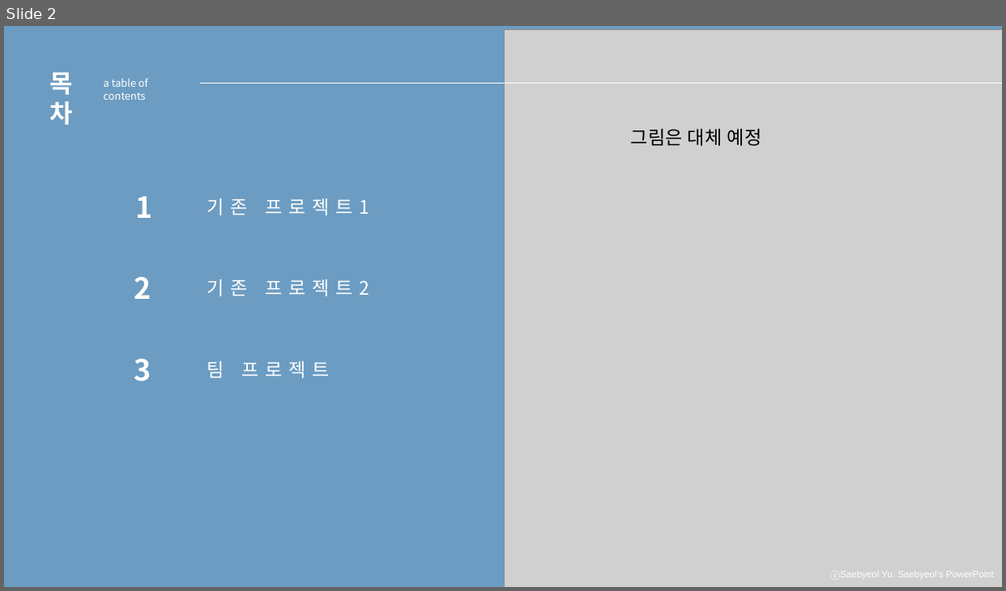
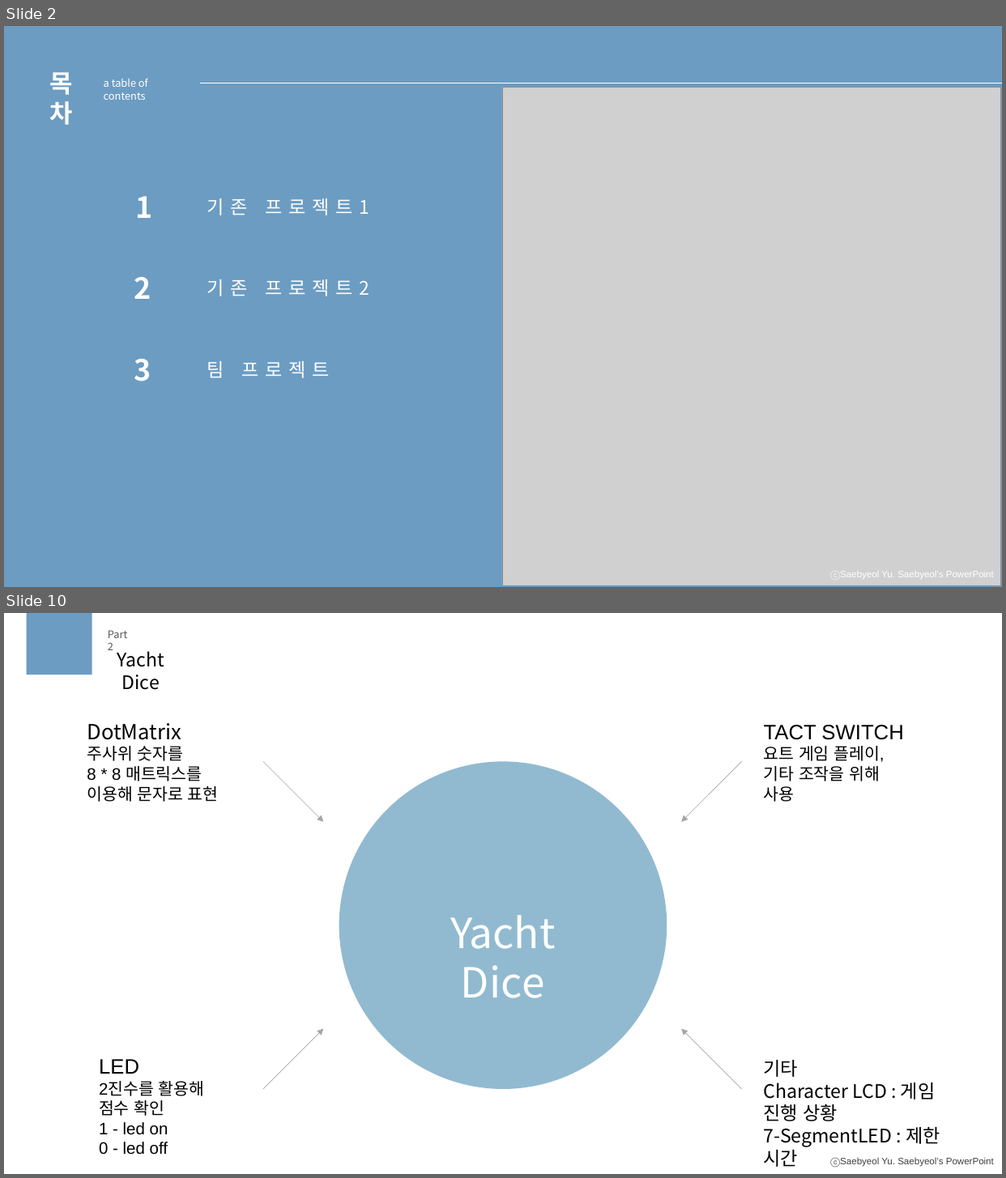
Before and after one commit to meohyun1/IoT_Proj, a slide deck: doc/IoT_1차발표.pptx. Shown one above the other, each under a label of ours: slide 2 before the commit, slides 2 and 10 after it; the slides between them are not shown. The pictures are 1006x591 and 1006x1178 pixels, drawn with LibreOffice and Linux fonts; fonts in the diff are those of the drawing; grey boxes stand for pictures. Boxes give left, top, right and bottom in pixels: in the first picture for what was removed or moved away, otherwise in the second. Text is boxed around its words. In the diff, an @@ line names an element or a change of style, - is before the commit and + after.

```diff
--- a/doc/IoT_1차발표.pptx
+++ b/doc/IoT_1차발표.pptx
@@ slide 10 added at (4, 613, 1002, 1174), background #FFFFFF; not listed: 1 template element that a slide beside it also shows @@
@@ rectangle added at (27, 613, 92, 675), fill #6C9CC2 @@
@@ text added at (108, 630, 127, 650), 10 pt, text #595959 @@
+Part 2
@@ text added at (117, 651, 164, 690), 18 pt, text #000000 @@
+Yacht Dice
@@ text added at (87, 723, 219, 802), 16 pt, text #000000 @@
+DotMatrix
+주사위 숫자를
+8 * 8 매트릭스를
+이용해 문자로 표현
@@ text added at (764, 725, 903, 802), 16 pt, text #000000 @@
+TACT SWITCH
+요트 게임 플레이,
+기타 조작을 위해
+사용
@@ arrow added from (263, 762) to (324, 822), #A6A6A6 0.5 pt @@
@@ ellipse added at (339, 762, 667, 1090), fill #91BAD0 @@
@@ arrow added from (742, 762) to (681, 822), #A6A6A6 0.5 pt @@
@@ text added at (451, 915, 556, 999), 40 pt, text #FFFFFF @@
+Yacht Dice
@@ arrow added from (263, 1089) to (324, 1029), #A6A6A6 0.5 pt @@
@@ arrow added from (742, 1089) to (681, 1029), #A6A6A6 0.5 pt @@
@@ text added at (99, 1059, 205, 1155), 16 pt, text #000000 @@
+LED
+2진수를 활용해
+점수 확인
+1 - led on
+0 - led off
@@ text added at (764, 1060, 940, 1167), 18 pt, text #000000 @@
+기타
+Character LCD : 게임 진행 상황
+7-SegmentLED : 제한 시간
@@ slide 2 changed as well @@
@@ picture: place and size @@
-picture at (504, 29, 1002, 587)
+picture at (503, 88, 1002, 587)
@@ text removed at (631, 129, 762, 146) @@
-그림은 대체 예정
```
Also in this commit, not shown: 1 other slide changed, 7 other slides added, 5 slides removed, 5 other files.
